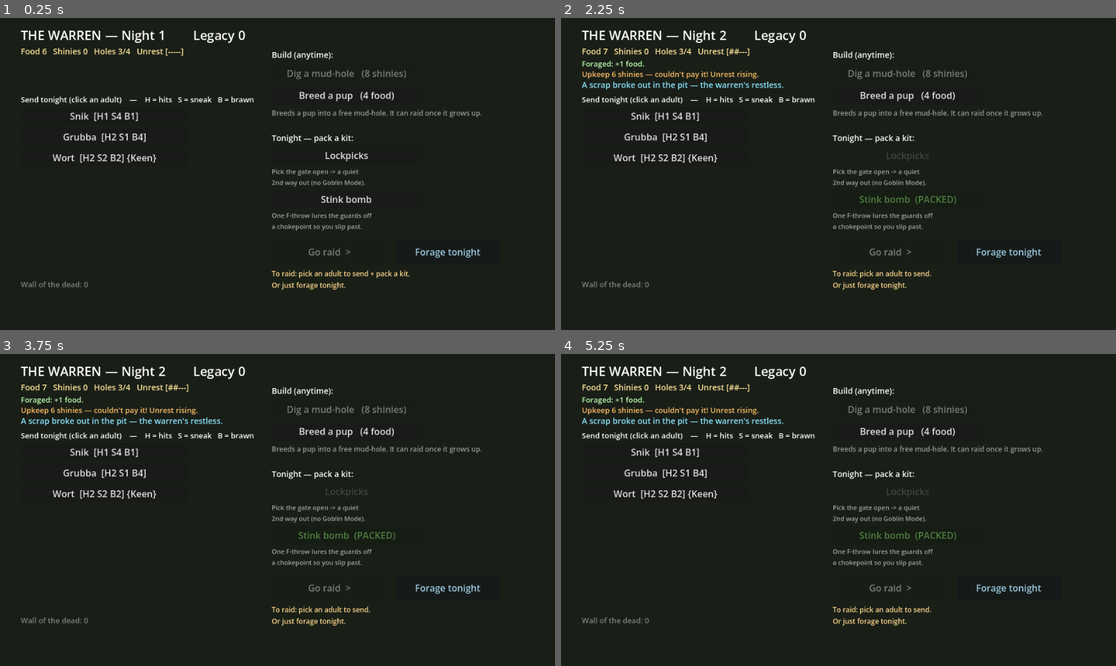
Above: before the commit, frames 1-4 (two rows, left to right).
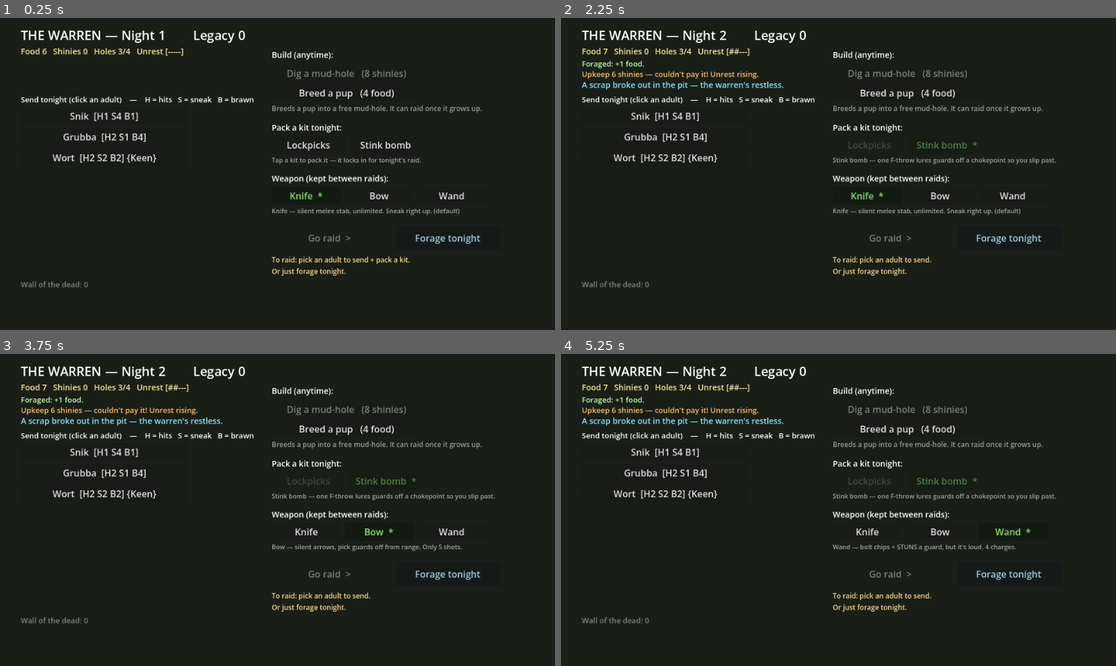
Above: after the commit, the same moments.

Repository: steverowley/goblin-mode
Game: Godot game, scene res://scenes/main.tscn
The game is run twice, just before and just after one commit, with the same random seed, the same clock (stepped at 60 frames per second) and the same inputs.
Inputs (mouse positions are in pixels of both pictures, inside the frame that each line leads up to):
- Up to frame 1 (0.25 s): no input
- Up to frame 2 (2.25 s): click "Lockpicks" at 0.5 s; click "Forage tonight" at 1.25 s; click "Stink bomb" at 2 s
- Up to frame 3 (3.75 s): click (305, 531) at 2.75 s, where only the run after the commit has a clickable "Knife *"; click (377, 531) at 3.5 s, where only the run after the commit has a clickable "Bow"
- Up to frame 4 (5.25 s): click (866, 531) at 4.25 s, where only the run after the commit has a clickable "Knife"; click (1010, 531) at 5 s, where only the run after the commit has a clickable "Wand"

The runs differ from the first frame. In frame 1, 4.3% of the frame differs, in the area x 48-87%, y 22-88%; in frame 2, 4.2%; in frame 3, 4.2%; in frame 4, 4.2%.

Commit message:
feat(combat): bow & magic ranged weapons + Den weapon picker (combat v3)
Pick a weapon in the Den (persists between raids): Knife (the original silent
melee stab, unlimited), Bow (silent arrows — pick a guard off from across a
room, 5 shots) or Wand (a magic bolt that chips AND stuns, but loud, 4 charges).

Adds a lightweight projectile system to the raid (data dicts like loot/floaters,
no extra nodes): shots travel, fizzle on walls, and connect with guards. Arrows
land a silent takedown on an unaware guard else a chip; bolts always chip + stun
(new guard.stun()) and alert. LMB dispatches by weapon; ammo shown on the HUD.
Default Knife keeps the standalone Fun Probe byte-identical.

Co-Authored-By: Claude Opus 4.8 (1M context) <noreply@anthropic.com>

Diff:
--- a/scripts/fun_probe.gd
+++ b/scripts/fun_probe.gd
@@ -24,6 +24,15 @@
 const SMASH_R := 36.0
 const MELEE_R := 38.0            # reach of a sword swipe (Bite 2.5)
 const STAB_CD := 0.3             # gap between swipes (quick — guard swings are uninterruptible, so no flinch-lock)
+# Ranged weapons (combat v3). Bow = silent sniper (limited arrows); Wand = loud
+# chip+stun (limited charges). Both share the STAB_CD as a fire-rate gate.
+const BOW_AMMO := 5
+const WAND_AMMO := 4
+const ARROW_SPEED := 520.0
+const BOLT_SPEED := 360.0
+const SHOT_LIFE := 1.6           # seconds a projectile flies before fizzling
+const SHOT_HIT_R := 18.0         # how close a shot must pass to a guard to connect
+const WAND_STUN := 2.0           # seconds a bolt freezes a guard
 const SWIPE_HALF := deg_to_rad(20.0)   # half-angle of the goblin's narrow stab
 const SWIPE_TIME := 0.14         # how long the stab thrust is drawn
 const PLAYER_START := Vector2(80, 470)
@@ -82,6 +91,12 @@
 var _loot_bonus := 0                 # Lucky trait: +value on every shiny grabbed
 var _cone_len := CONE_LEN            # vision reach (Keen widens it)
 var _cone_half := CONE_HALF          # vision half-angle (Keen widens it)
+
+# --- Weapon (combat v3). Knife (default) = the original melee stab; standalone
+# always plays as knife so the base Fun Probe is unchanged. ---
+var _weapon := GameState.WEAPON_KNIFE
+var _ammo := 0                       # arrows / bolts left (knife ignores this)
+var _shots: Array = []               # in-flight projectiles: {pos, dir, speed, life, kind}
 
 var _player: GoblinScript
 var _guards: Array = []       # the tall-folk on patrol (noise routed to all)
@@ -272,6 +287,13 @@
 			_kit_lockpicks = true
 		GameState.KIT_STINK:
 			_stink_charges = 1
+	# Weapon (combat v3) — read for every raid (standalone defaults to knife).
+	_weapon = GameState.weapon
+	match _weapon:
+		GameState.WEAPON_BOW:
+			_ammo = BOW_AMMO
+		GameState.WEAPON_WAND:
+			_ammo = WAND_AMMO
 	var sent := GameState.sent_goblin()
 	if not sent.is_empty():
 		_sent_name = String(sent.name)
@@ -313,6 +335,7 @@
 	_iframe_t = maxf(0.0, _iframe_t - delta)
 	_stab_cd = maxf(0.0, _stab_cd - delta)
 	_swipe_t = maxf(0.0, _swipe_t - delta)
+	_update_shots(delta)
 
 	# Lit by any still-burning lantern with a CLEAR line to the goblin — duck
 	# behind a wall and that light no longer reaches you (you're in shadow, hidden).
@@ -381,10 +404,10 @@
 		_fog.queue_redraw()
 
 func _input(event: InputEvent) -> void:
-	# Strike (LMB) — a melee stealth takedown on an unaware guard.
+	# Strike (LMB) — knife stabs, bow looses an arrow, wand bolts (by weapon).
 	if event is InputEventMouseButton and event.pressed and event.button_index == MOUSE_BUTTON_LEFT:
 		if _state == "play":
-			_try_takedown()
+			_attack()
 		return
 	if event is InputEventMouseButton and event.pressed and event.button_index == MOUSE_BUTTON_RIGHT:
 		if _state == "play":
@@ -630,6 +653,83 @@
 	if hit_any:
 		_emit_noise(_player.global_position, 0.5)   # a scuffle — nearby guards may come looking
 		_player.add_chaos(0.06)
+
+## LMB dispatch by carried weapon (combat v3). Knife = the melee stab; bow/wand
+## loose a projectile toward where you're aiming.
+func _attack() -> void:
+	match _weapon:
+		GameState.WEAPON_BOW:
+			_fire_shot("arrow")
+		GameState.WEAPON_WAND:
+			_fire_shot("bolt")
+		_:
+			_try_takedown()
+
+## Loose a ranged shot toward the aim. Arrows are SILENT (the bow's whole point —
+## pick a guard off from across a room); bolts crackle (a little noise) but stun.
+## Ammo-gated and on the same cooldown as a stab, so you can't machine-gun it.
+func _fire_shot(kind: String) -> void:
+	if _stab_cd > 0.0:
+		return
+	if _ammo <= 0:
+		_spawn_text(_player.global_position, "*click* — out of ammo!", Color(1, 0.5, 0.5))
+		_stab_cd = STAB_CD
+		return
+	_ammo -= 1
+	_stab_cd = STAB_CD
+	var dir: Vector2 = _player.facing
+	var speed := ARROW_SPEED if kind == "arrow" else BOLT_SPEED
+	_shots.append({"pos": _player.global_position + dir * 12.0, "dir": dir, "speed": speed, "life": SHOT_LIFE, "kind": kind})
+	if kind == "bolt":
+		_emit_noise(_player.global_position, 0.3)   # magic crackles — not silent
+		_player.add_chaos(0.04)
+
+## Step every in-flight projectile: travel, fizzle on a wall, or connect with a
+## guard. Cheap data dicts (matching the loot/floater style) — no extra nodes.
+func _update_shots(delta: float) -> void:
+	if _shots.is_empty():
+		return
+	var keep: Array = []
+	for s in _shots:
+		var old: Vector2 = s.pos
+		s.life -= delta
+		var np: Vector2 = old + s.dir * s.speed * delta
+		s.pos = np
+		var dead: bool = s.life <= 0.0
+		if not dead and not _clear(old, np):
+			dead = true                       # smacked a wall
+		if not dead:
+			for g in _guards:
+				if g.downed:
+					continue
+				if np.distance_to(g.global_position) < SHOT_HIT_R:
+					_hit_guard_ranged(g, s.kind)
+					dead = true
+					break
+		if not dead:
+			keep.append(s)
+	_shots = keep
+
+## Apply a ranged hit. Arrow: a silent takedown on an unaware guard (the sniper
+## fantasy), else a chip. Bolt: always chips AND stuns (and alerts) — loud crowd
+## control for when you're already spotted.
+func _hit_guard_ranged(g, kind: String) -> void:
+	if kind == "arrow":
+		if g.is_unaware():
+			g.take_down()
+			_spawn_text(g.global_position, "*thunk* — dropped!", Color(0.7, 1.0, 0.4))
+		elif g.take_hit(1):
+			_spawn_text(g.global_position, "DOWNED!", Color(1.0, 0.5, 0.3))
+		else:
+			_spawn_text(g.global_position, "*thunk!*", Color(1.0, 0.8, 0.4))
+		_emit_noise(g.global_position, 0.35)      # the thunk carries a little
+	else:
+		if g.take_hit(1):
+			_spawn_text(g.global_position, "DOWNED!", Color(1.0, 0.5, 0.3))
+		else:
+			g.stun(WAND_STUN)
+			_spawn_text(g.global_position, "*ZAP* — stunned!", Color(0.5, 0.9, 1.0))
+		_emit_noise(g.global_position, 0.45)
 
 func _on_caught(g) -> void:
 	if _state != "play":
@@ -724,6 +824,11 @@
 		lines.append("KIT: *stink cloud active* — slip past while they cough!")
 	elif _stink_charges > 0:
 		lines.append("KIT: stink bomb x%d — press F near a chokepoint to lure the guards." % _stink_charges)
+	# Weapon line (combat v3) — only for ranged kit, so knife/standalone HUD is unchanged.
+	if _weapon == GameState.WEAPON_BOW:
+		lines.append("WEAPON: bow — LMB looses a SILENT arrow (pick 'em off). Arrows: %d" % _ammo)
+	elif _weapon == GameState.WEAPON_WAND:
+		lines.append("WEAPON: wand — LMB bolts a guard (chip + STUN, but loud). Charges: %d" % _ammo)
 	if _sent_name != "":
 		var trait_bit := ""
 		if _trait_id != "" and GameState.TRAITS.has(_trait_id):
@@ -795,6 +900,14 @@
 		var base := _player.global_position + sd * 6.0
 		var perp := Vector2(-sd.y, sd.x) * 5.0
 		cv.draw_colored_polygon(PackedVector2Array([base - perp, base + perp, tip]), Color(0.95, 0.98, 1.0, 0.95 * salpha))
+	# Projectiles (combat v3) — arrows streak, bolts glow. Above the fog so they read.
+	for s in _shots:
+		if s.kind == "arrow":
+			cv.draw_line(s.pos - s.dir * 11.0, s.pos, Color(0.95, 0.9, 0.6), 2.0)
+			cv.draw_circle(s.pos, 2.0, Color(1, 1, 0.85))
+		else:
+			cv.draw_circle(s.pos, 5.5, Color(0.45, 0.8, 1.0, 0.45))
+			cv.draw_circle(s.pos, 2.6, Color(0.85, 0.95, 1.0))
 	# Stink cloud (issue #8) — a green pall, kept bright above the fog, that lures guards in.
 	if _stink_t > 0.0:
 		var sa: float = clampf(_stink_t / STINK_TIME, 0.0, 1.0)
--- a/scripts/game_state.gd
+++ b/scripts/game_state.gd
@@ -14,6 +14,15 @@
 ## player packs for tonight's raid, which the raid reads to change HOW it plays.
 const KIT_LOCKPICKS := "lockpicks"
 const KIT_STINK := "stink"
+
+## The weapon the goblin carries on the raid (combat v3). Knife = the original
+## melee stab (unlimited), Bow = a silent ranged pick-off (limited arrows), Wand =
+## a noisy magic bolt that chips AND stuns (limited charges). Unlike the kit, the
+## weapon persists across mornings (it's gear, not a one-night consumable). Default
+## Knife keeps the standalone Fun Probe byte-identical.
+const WEAPON_KNIFE := "knife"
+const WEAPON_BOW := "bow"
+const WEAPON_WAND := "wand"
 
 ## Lives-loop tuning (issue #9 + the food/housing breeding loop). Plain numbers,
 ## easy to retune on feel. Goblins are lives: you send one adult on the raid, and
@@ -61,6 +70,7 @@
 var unlocks: Array = []             # unlocked things, as string ids
 var chosen_target: Dictionary = {}  # the raid the player picked for tonight
 var loadout := ""                   # this morning's packed kit (KIT_* or "")
+var weapon := WEAPON_KNIFE           # the carried weapon (WEAPON_*); persists across mornings
 var huts := START_HUTS              # housing capacity = max LIVING goblins
 var night := 1                      # which night the warren is on
 var sent_id := -1                   # id of the goblin sent on tonight's raid (-1 = none chosen)
@@ -98,6 +108,7 @@
 	unlocks = []
 	chosen_target = {"name": "Millfield Cottage", "difficulty": 1}
 	loadout = ""
+	weapon = WEAPON_KNIFE
 	huts = START_HUTS
 	night = 1
 	sent_id = -1
@@ -118,7 +129,7 @@
 	return {
 		"schema_version": SCHEMA_VERSION,
 		"roster": roster, "resources": resources, "unlocks": unlocks,
-		"chosen_target": chosen_target, "loadout": loadout, "huts": huts, "night": night,
+		"chosen_target": chosen_target, "loadout": loadout, "weapon": weapon, "huts": huts, "night": night,
 		"sent_id": sent_id, "fallen": fallen, "last_raid": last_raid, "last_event": last_event,
 		"unrest": unrest, "night_event": night_event, "upkeep_note": upkeep_note,
 		"legacy": legacy, "collapse_pressure": collapse_pressure,
@@ -147,6 +158,7 @@
 	unlocks = data.get("unlocks", [])
 	chosen_target = data.get("chosen_target", {})
 	loadout = String(data.get("loadout", ""))
+	weapon = String(data.get("weapon", WEAPON_KNIFE))
 	huts = int(data.get("huts", START_HUTS))
 	night = int(data.get("night", 1))
 	sent_id = int(data.get("sent_id", -1))
--- a/scripts/guard.gd
+++ b/scripts/guard.gd
@@ -56,6 +56,8 @@
 var searching := false
 var downed := false              # stealth-taken-down — inert for the rest of the raid
 var winding := false             # mid telegraphed wind-up (open brawl)
+var stunned := false             # frozen by a magic bolt — inert until it wears off
+var _stun_t := 0.0
 var _windup_t := 0.0
 var _strike_cd := 0.0
 var _swing_dir := 0.0            # committed swing direction (angle), locked in at wind-up start
@@ -113,6 +115,17 @@
 	state = State.SEARCH
 	_search_t = SEARCH_TIME
 	suspicion = 0.9
+
+## Magic bolt (combat v3): freeze the guard in place for a beat. It can't sense,
+## chase, or swing while stunned — a window to reposition or finish it. (The bolt's
+## chip + alert is applied separately via take_hit, so it wakes up already on you.)
+func stun(t: float) -> void:
+	if downed:
+		return
+	_stun_t = maxf(_stun_t, t)
+	stunned = true
+	winding = false
+	velocity = Vector2.ZERO
 
 ## Stealth takedown (Bite 2.5): the goblin dropped this guard. It's out of the
 ## raid — inert, blind, and harmless.
@@ -180,6 +193,14 @@
 
 func _physics_process(delta: float) -> void:
 	if downed:
+		return
+	# Stunned by a bolt — frozen solid (no senses, no swing) until it wears off.
+	if _stun_t > 0.0:
+		_stun_t -= delta
+		stunned = _stun_t > 0.0
+		velocity = Vector2.ZERO
+		move_and_slide()
+		queue_redraw()
 		return
 	_seen = _can_see_player()
 	if _seen and _player != null:
@@ -426,6 +447,12 @@
 	draw_rect(Rect2(-16, -16, 32, 32), bcol.darkened(0.45), false, 2.0)
 	draw_line(Vector2.ZERO, facing * 22.0, Color.WHITE, 2.0)
 
+	# Stunned — little blue sparks spinning overhead.
+	if stunned:
+		for i in range(3):
+			var a := TAU * (float(i) / 3.0) + facing.angle()
+			draw_circle(Vector2(cos(a), sin(a)) * 11.0 + Vector2(0, -2), 2.2, Color(0.5, 0.9, 1.0))
+
 	# State pip: red chase, sky-blue search, orange investigate, amber niggle.
 	if state == State.CHASE:
 		draw_circle(Vector2(0, -26), 5.0, Color(1, 0.15, 0.15))
--- a/scripts/warren.gd
+++ b/scripts/warren.gd
@@ -18,11 +18,28 @@
 const KITS := {
 	GameState.KIT_LOCKPICKS: {
 		"label": "Lockpicks",
-		"blurb": "Pick the gate open -> a quiet\n2nd way out (no Goblin Mode).",
+		"blurb": "Lockpicks — pick the gate for a quiet 2nd way out (carry loot through it).",
 	},
 	GameState.KIT_STINK: {
 		"label": "Stink bomb",
-		"blurb": "One F-throw lures the guards off\na chokepoint so you slip past.",
+		"blurb": "Stink bomb — one F-throw lures guards off a chokepoint so you slip past.",
+	},
+}
+
+## The weapons on offer (combat v3). Keys MUST match GameState.WEAPON_* — the raid
+## reads GameState.weapon back. The blurb is the one-line pitch shown in the Den.
+const WEAPONS := {
+	GameState.WEAPON_KNIFE: {
+		"label": "Knife",
+		"blurb": "Knife — silent melee stab, unlimited. Sneak right up. (default)",
+	},
+	GameState.WEAPON_BOW: {
+		"label": "Bow",
+		"blurb": "Bow — silent arrows, pick guards off from range. Only 5 shots.",
+	},
+	GameState.WEAPON_WAND: {
+		"label": "Wand",
+		"blurb": "Wand — bolt chips + STUNS a guard, but it's loud. 4 charges.",
 	},
 }
 
@@ -104,28 +121,40 @@
 func _build_actions() -> void:
 	# Build actions (instant, repeatable while affordable).
 	_lbl("Build (anytime):", Vector2(470, 54), 14)
-	_btn("Dig a mud-hole   (%d shinies)" % GameState.DIG_SHINIES, Vector2(470, 80), Vector2(260, 32), _on_dig, not GameState.can_dig())
-	_btn("Breed a pup   (%d food)" % GameState.BREED_FOOD, Vector2(470, 118), Vector2(260, 32), _on_breed, not GameState.can_breed())
-	_lbl(_breed_hint(), Vector2(470, 156), 12, Color(1, 1, 1, 0.55))
-
-	# The forced kit choice (issue #8).
-	_lbl("Tonight — pack a kit:", Vector2(470, 198), 14)
-	var ky := 222
+	_btn("Dig a mud-hole   (%d shinies)" % GameState.DIG_SHINIES, Vector2(470, 80), Vector2(260, 30), _on_dig, not GameState.can_dig())
+	_btn("Breed a pup   (%d food)" % GameState.BREED_FOOD, Vector2(470, 114), Vector2(260, 30), _on_breed, not GameState.can_breed())
+	_lbl(_breed_hint(), Vector2(470, 148), 12, Color(1, 1, 1, 0.55))
+
+	# Forced kit choice (issue #8) — two options side by side, locks in for the night.
+	_lbl("Pack a kit tonight:", Vector2(470, 180), 14)
+	var kx := 470
 	for kit_id in KITS:
 		var info: Dictionary = KITS[kit_id]
 		var chosen: bool = (GameState.loadout == kit_id)
 		var locked: bool = (GameState.loadout != "")
-		_btn(info.label + ("  (PACKED)" if chosen else ""), Vector2(470, ky), Vector2(260, 32),
+		_btn(info.label + ("  *" if chosen else ""), Vector2(kx, 204), Vector2(128, 30),
 			_on_pick_kit.bind(kit_id), locked,
 			Color(0.6, 1.0, 0.5) if chosen else (Color(1, 1, 1, 0.4) if locked else Color.WHITE))
-		_lbl(info.blurb, Vector2(470, ky + 36), 11, Color(1, 1, 1, 0.6))
-		ky += 76
+		kx += 134
+	_lbl(_kit_blurb(), Vector2(470, 238), 11, Color(1, 1, 1, 0.6))
+
+	# Weapon choice (combat v3) — gear, so it persists between raids.
+	_lbl("Weapon (kept between raids):", Vector2(470, 268), 14)
+	var wx := 470
+	for wid in WEAPONS:
+		var winfo: Dictionary = WEAPONS[wid]
+		var wc: bool = (GameState.weapon == wid)
+		_btn(winfo.label + ("  *" if wc else ""), Vector2(wx, 292), Vector2(120, 30),
+			_on_pick_weapon.bind(wid), false,
+			Color(0.6, 1.0, 0.5) if wc else Color.WHITE)
+		wx += 126
+	_lbl(WEAPONS[GameState.weapon].blurb, Vector2(470, 326), 11, Color(1, 1, 1, 0.6))
 
 	# Night actions: raid (risky) OR forage (safe). One of them spends the night.
 	var can_raid := (not GameState.sent_goblin().is_empty()) and GameState.loadout != ""
-	_btn("Go raid  >", Vector2(470, ky + 10), Vector2(200, 42), func() -> void: go_raid.emit(), not can_raid)
-	_btn("Forage tonight", Vector2(685, ky + 10), Vector2(180, 42), _on_forage, false, Color(0.7, 0.9, 1.0))
-	_lbl(_night_hint(can_raid), Vector2(470, ky + 60), 12, Color(1, 0.85, 0.55))
+	_btn("Go raid  >", Vector2(470, 360), Vector2(200, 42), func() -> void: go_raid.emit(), not can_raid)
+	_btn("Forage tonight", Vector2(685, 360), Vector2(180, 42), _on_forage, false, Color(0.7, 0.9, 1.0))
+	_lbl(_night_hint(can_raid), Vector2(470, 410), 12, Color(1, 0.85, 0.55))
 
 # --- Action handlers (mutate GameState, then rebuild) ---------------------
 
@@ -146,6 +175,11 @@
 func _on_pick_kit(kit_id: String) -> void:
 	if GameState.loadout == "":
 		GameState.loadout = kit_id   # locks the choice for tonight
+	_build.call_deferred()
+
+func _on_pick_weapon(wid: String) -> void:
+	GameState.weapon = wid           # gear — swap freely, persists until changed
+	GameState.save_game()
 	_build.call_deferred()
 
 func _on_forage() -> void:
@@ -155,6 +189,11 @@
 	_build.call_deferred()
 
 # --- Hint text ------------------------------------------------------------
+
+func _kit_blurb() -> String:
+	if GameState.loadout != "" and KITS.has(GameState.loadout):
+		return KITS[GameState.loadout].blurb
+	return "Tap a kit to pack it — it locks in for tonight's raid."
 
 func _breed_hint() -> String:
 	if GameState.can_breed():
